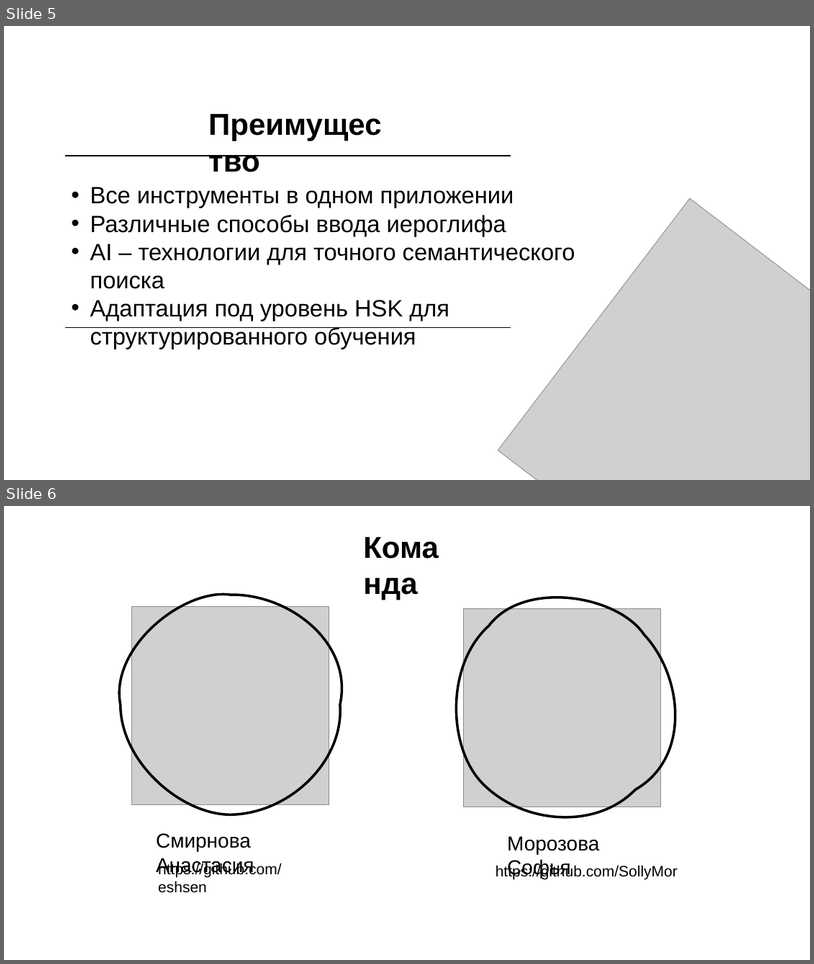
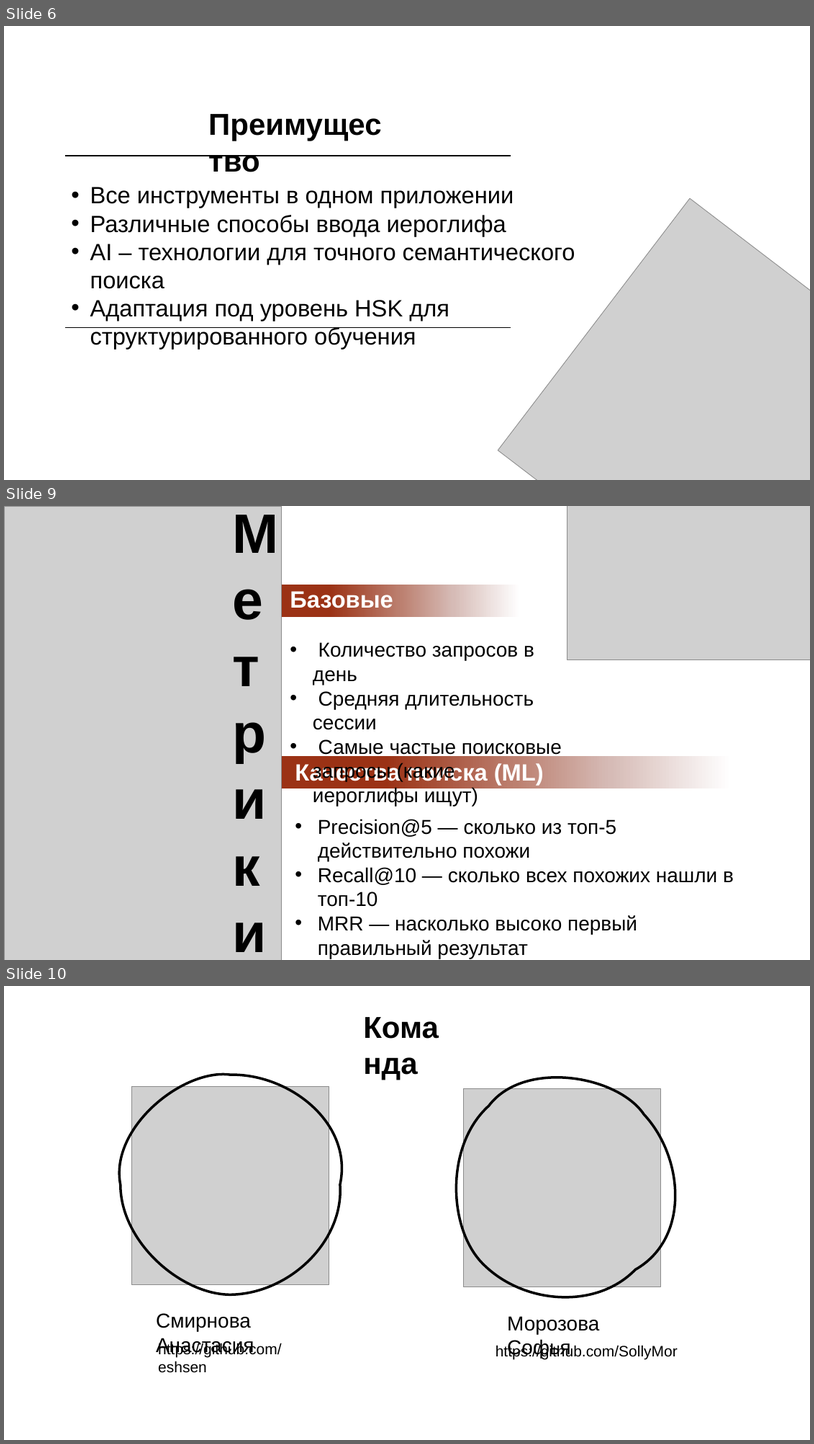
Before and after one commit to eshsen/ChinaCraft, a slide deck: УУУУ.pptx. Shown one above the other, each under a label of ours: slides 5 and 6 before the commit, slides 6, 9 and 10 after it; the slides between them are not shown. The pictures are 814x964 and 814x1444 pixels, drawn with LibreOffice and Linux fonts; fonts in the diff are those of the drawing; grey boxes stand for pictures. Boxes give left, top, right and bottom in pixels: in the first picture for what was removed or moved away, otherwise in the second. Text is boxed around its words. In the diff, an @@ line names an element or a change of style, - is before the commit and + after.

```diff
--- a/УУУУ.pptx
+++ b/УУУУ.pptx
@@ slide 9 added at (x1=4, y1=506, x2=810, y2=960), background #FFFFFF @@
@@ picture added at (x1=4, y1=506, x2=282, y2=960) @@
@@ text added at (x1=227, y1=506, x2=264, y2=960), 66 pt, text #000000, bold @@
+Метрики
@@ picture added at (x1=568, y1=506, x2=810, y2=659) @@
@@ rectangle added at (x1=272, y1=584, x2=521, y2=617), fill gradient #FFFFFF to #D6BBB6 to #BC8070 to #9B3215 @@
@@ text added at (x1=290, y1=589, x2=562, y2=806), 24 pt, text #000000 @@
+Базовые
+• Количество запросов в день
+• Средняя длительность сессии
+• Самые частые поисковые запросы (какие иероглифы ищут)
@@ rectangle added at (x1=282, y1=756, x2=732, y2=788), fill gradient #FFFFFF to #D6BBB6 to #BC8070 to #9B3215 @@
@@ text added at (x1=295, y1=763, x2=734, y2=958), 24 pt, text #000000 @@
+Качества поиска (ML)
+• Precision@5 — сколько из топ-5 действительно похожи
+• Recall@10 — сколько всех похожих нашли в топ-10
+• MRR — насколько высоко первый правильный результат
@@ what was slide 5 is now slide 6 @@
@@ what was slide 6 is now slide 10 @@
```
Also in this commit, not shown: 2 slides changed, 3 other slides added, 25 other files.
